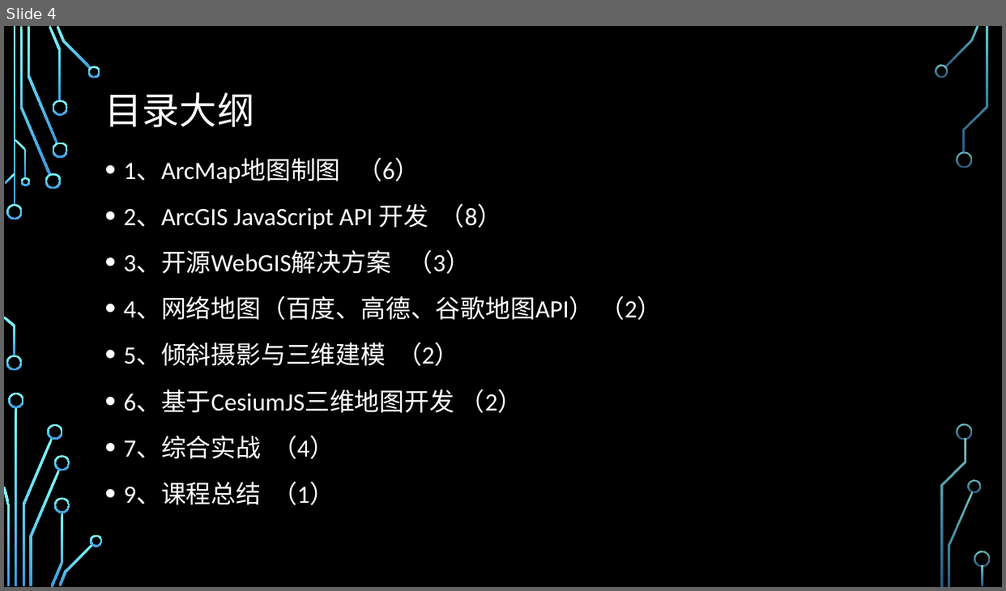
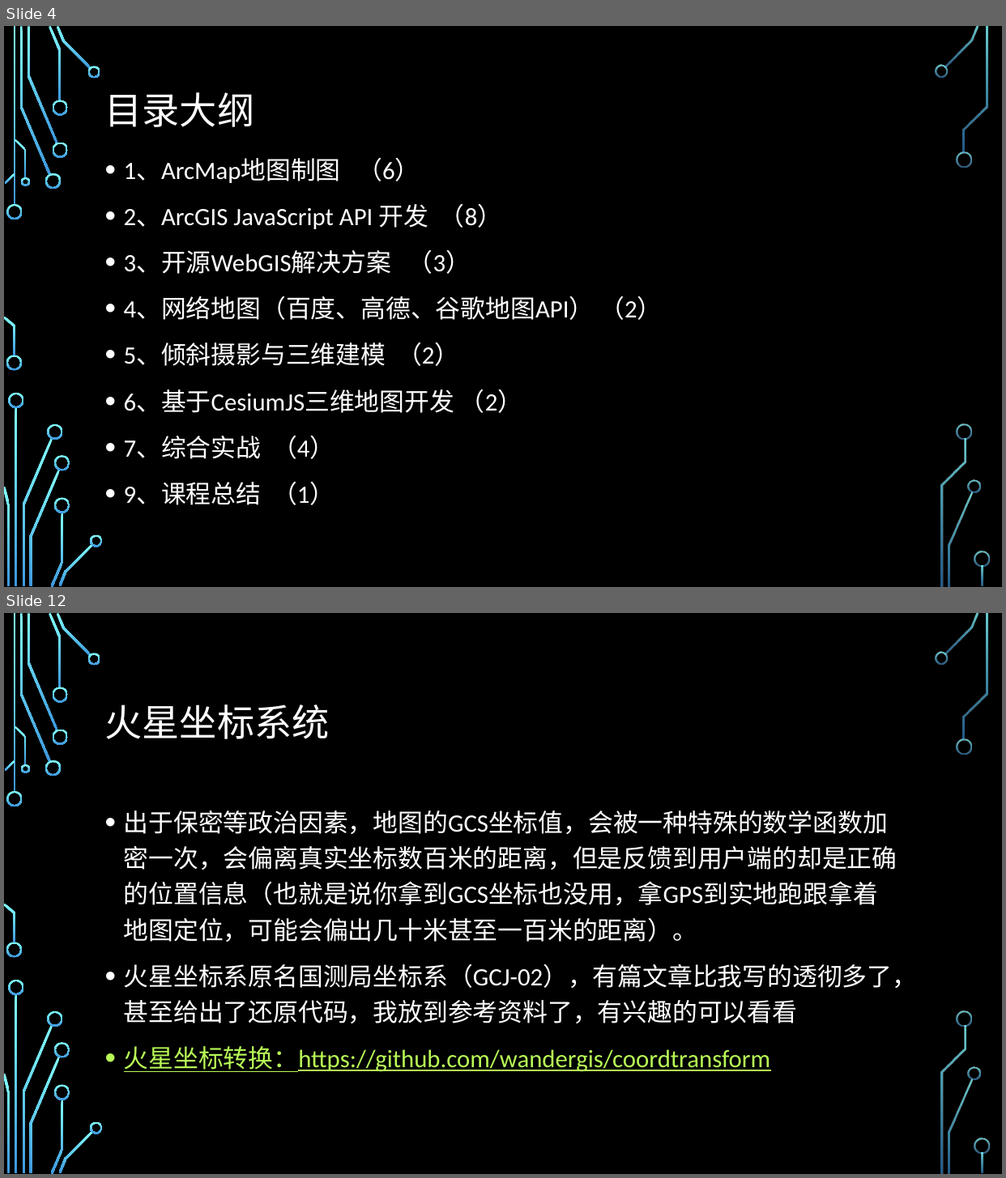
Before and after one commit to guojs/webgis, a slide deck: resource/WebGIS课程大纲.pptx. Shown one above the other, each under a label of ours: slide 4 before the commit, slides 4 and 12 after it; the slides between them are not shown. The pictures are 1006x591 and 1006x1178 pixels, drawn with LibreOffice and Linux fonts; fonts in the diff are those of the drawing; background and template pictures are left out. Boxes give left, top, right and bottom in pixels: in the first picture for what was removed or moved away, otherwise in the second. Text is boxed around its words. In the diff, an @@ line names an element or a change of style, - is before the commit and + after.

Commit message:
资料整理

```diff
--- a/resource/WebGIS课程大纲.pptx
+++ b/resource/WebGIS课程大纲.pptx
@@ slide 12 added at [4,613,1002,1174], background picture (left out); not listed: 36 template elements that a slide beside it also shows @@
@@ title added at [105,705,330,739], 36 pt, text #FFFFFF @@
+火星坐标系统
@@ text added at [124,811,918,1072], 24 pt, text #FFFFFF @@
+• 出于保密等政治因素，地图的GCS坐标值，会被一种特殊的数学函数加密一次，会偏离真实坐标数百米的距离，但是反馈到用户端的却是正确的位置信息（也就是说你拿到GCS坐标也没用，拿GPS到实地跑跟拿着地图定位，可能会偏出几十米甚至一百米的距离）。
+• 火星坐标系原名国测局坐标系（GCJ-02），有篇文章比我写的透彻多了，甚至给出了还原代码，我放到参考资料了，有兴趣的可以看看
+• 火星坐标转换：https://github.com/wandergis/coordtransform
```
Also in this commit, not shown: 5 slides changed, 18 other slides added, 1 slide removed, 44 other files.
